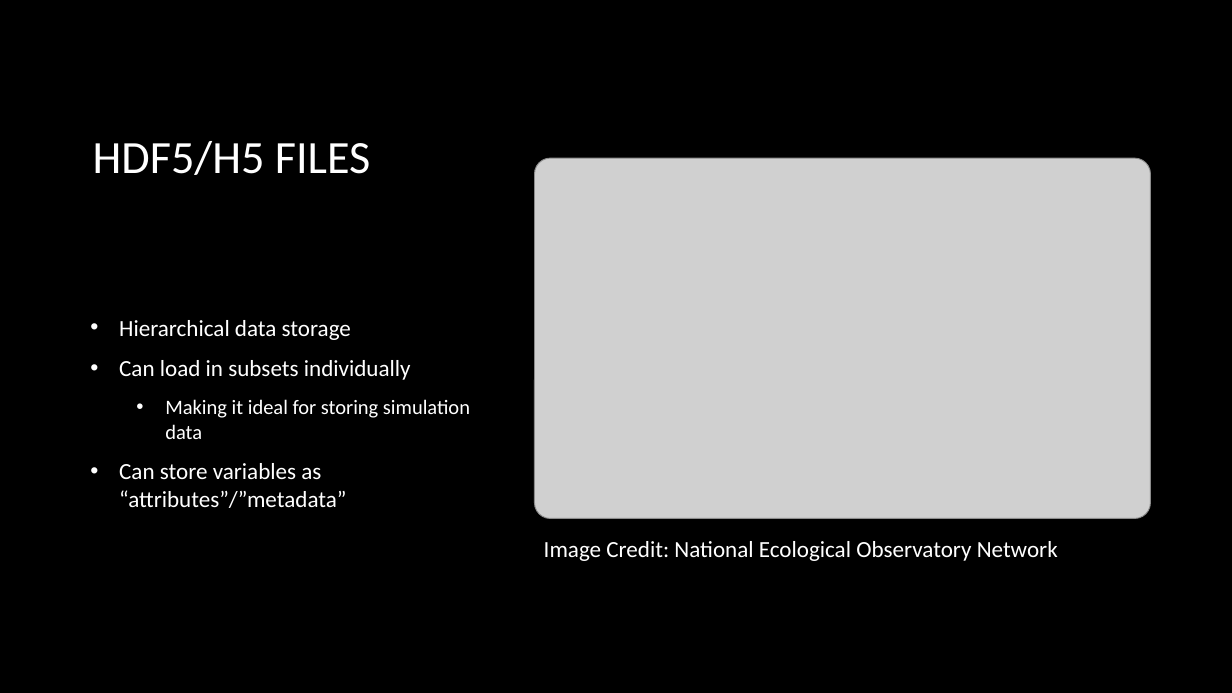
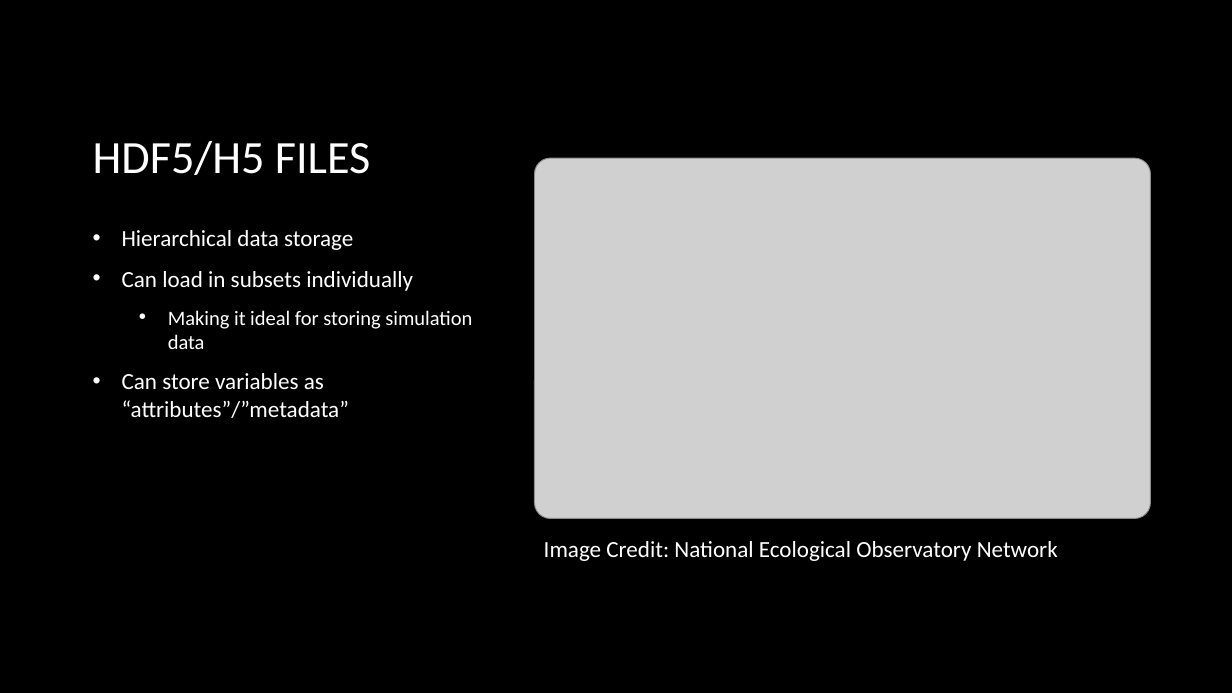
Before and after one commit to smandhai/Astro-Data-Handling-Tutorials, a slide deck: slide 10 of Intro to Astro-data .pptx. Drawn at 1232x693 pixels with LibreOffice and Linux fonts; fonts in the diff are those of the drawing; grey boxes stand for pictures; background and template pictures are left out. Boxes give left, top, right and bottom in pixels: in the first picture for what was removed or moved away, otherwise in the second. Text is boxed around its words. In the diff, an @@ line names an element or a change of style, - is before the commit and + after.

```diff
--- a/Intro to Astro-data .pptx
+++ b/Intro to Astro-data .pptx
@@ text "Hierarchical data storage": place and size @@
-text "Hierarchical data storage" at [119,320,470,508]
+text "Hierarchical data storage" at [122,230,472,418]
```
Also in this commit, not shown: 11 other slides changed, 2 slides added, 1 slide removed, 1 other file.
